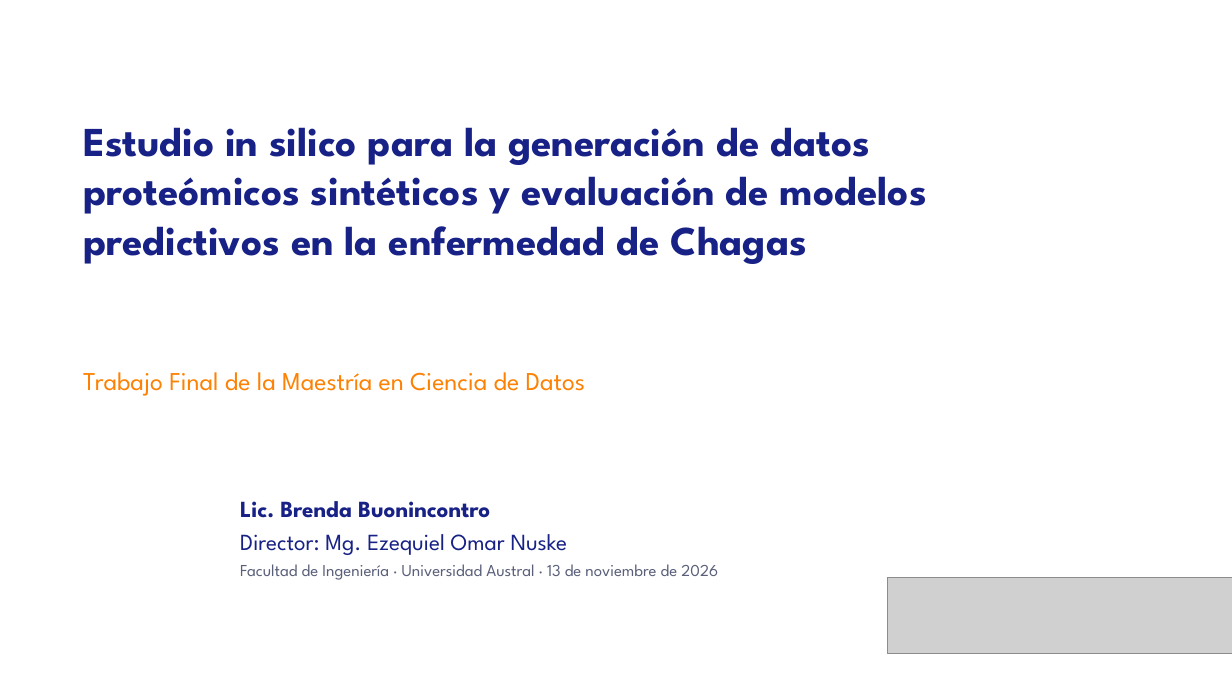
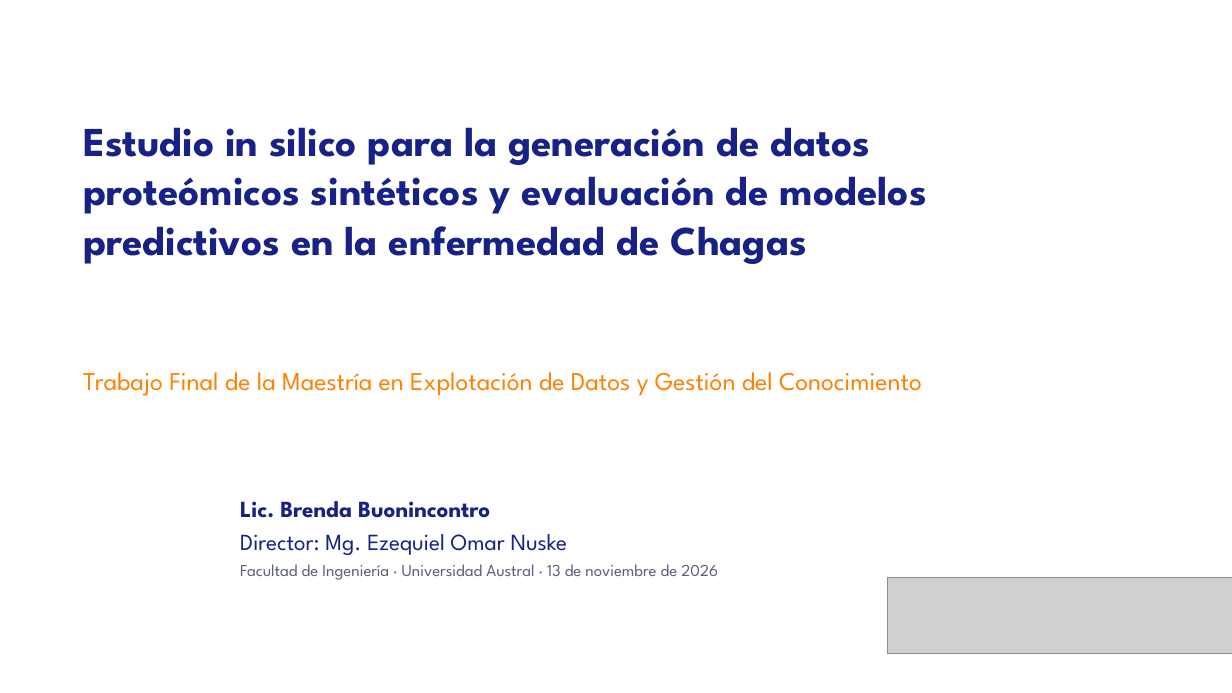
Before and after one commit to buonincontro/tf_mcd, a slide deck: slide 1 of presentacion/Defensa - Buonincontro - Trabajo Final MCD.pptx. Drawn at 1232x693 pixels with LibreOffice and Linux fonts; fonts in the diff are those of the drawing; grey boxes stand for pictures; background and template pictures are left out. Boxes give left, top, right and bottom in pixels: in the first picture for what was removed or moved away, otherwise in the second. Text is boxed around its words. In the diff, an @@ line names an element or a change of style, - is before the commit and + after.

```diff
--- a/presentacion/Defensa - Buonincontro - Trabajo Final MCD.pptx
+++ b/presentacion/Defensa - Buonincontro - Trabajo Final MCD.pptx
@@ text at box(83, 372, 922, 396): text changed @@
-Trabajo Final de la Maestría en Ciencia de Datos
+Trabajo Final de la Maestría en Explotación de Datos y Gestión del Conocimiento
```
Also in this commit, not shown: 2 other files.
